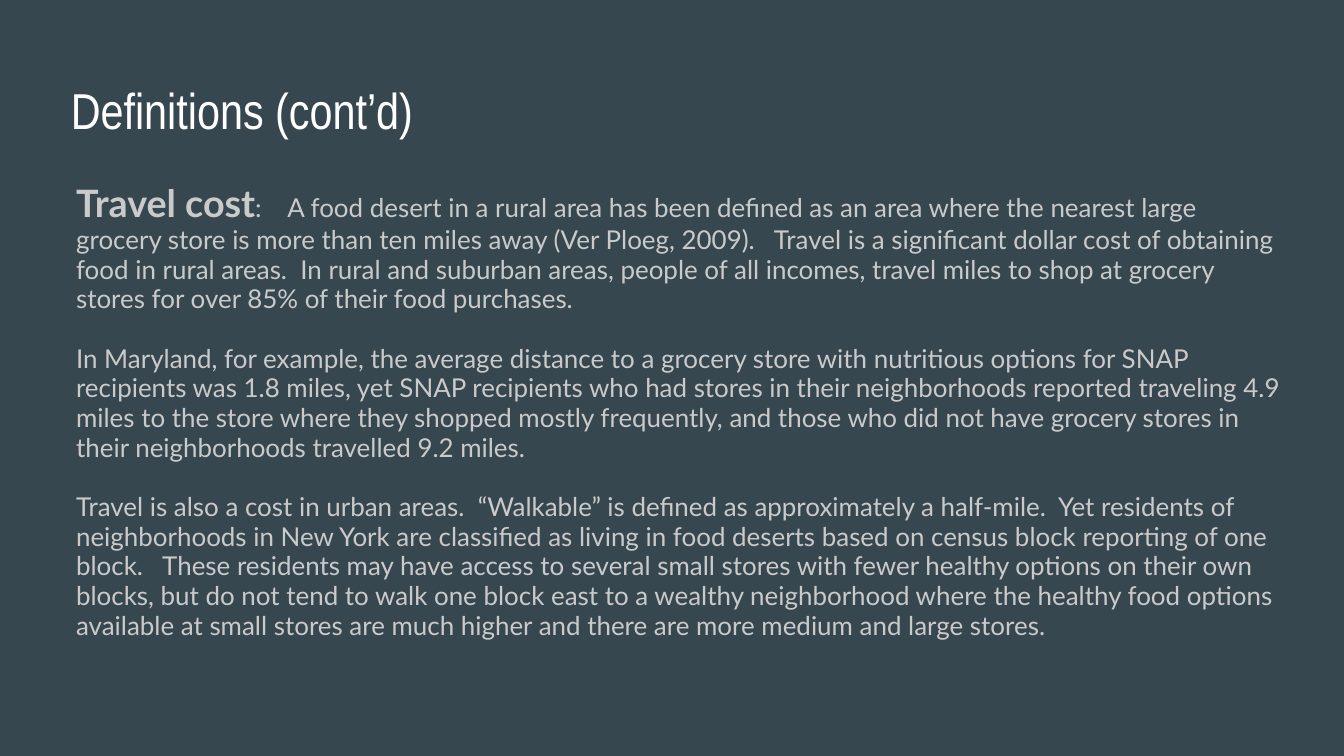
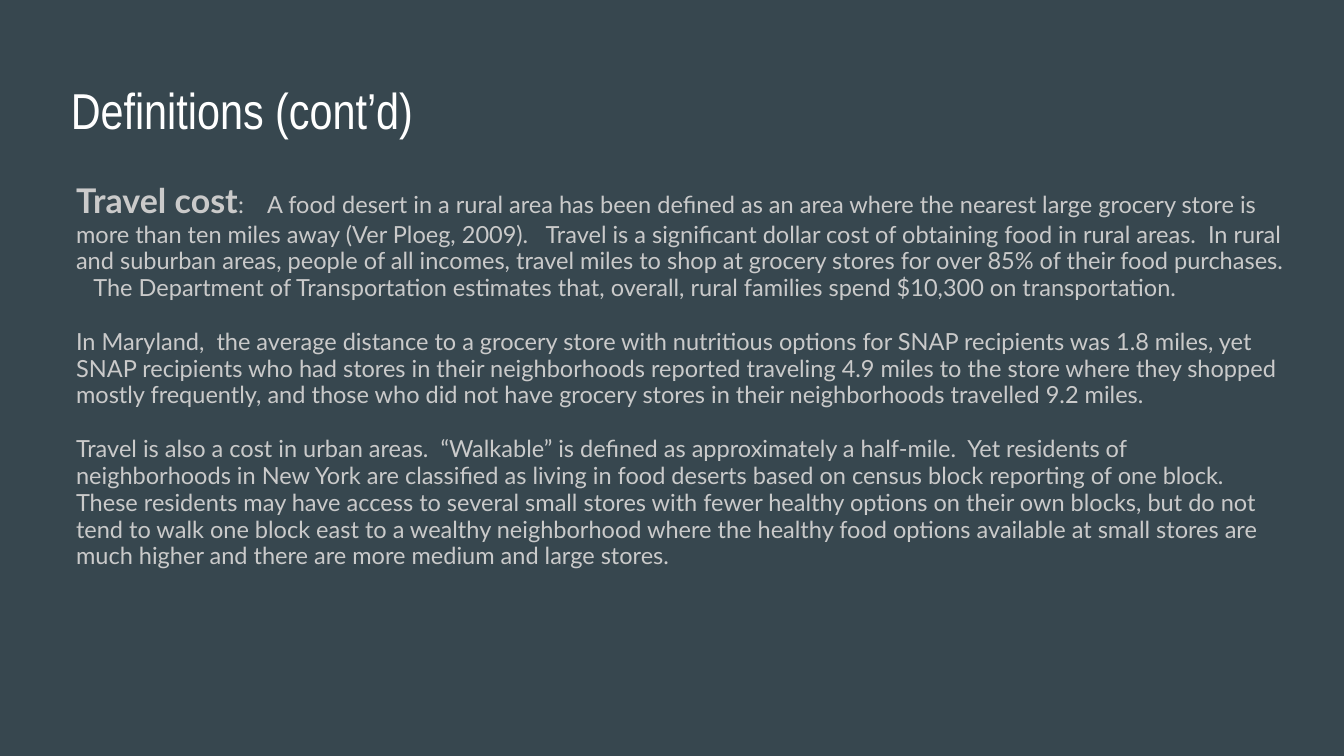
Before and after one commit to greberr09/Project_one, a slide deck: slide 7 of Project1.pptx. Drawn at 1344x756 pixels with LibreOffice and Linux fonts; fonts in the diff are those of the drawing. Boxes give left, top, right and bottom in pixels: in the first picture for what was removed or moved away, otherwise in the second. Text is boxed around its words. In the diff, an @@ line names an element or a change of style, - is before the commit and + after.

```diff
--- a/Project1.pptx
+++ b/Project1.pptx
@@ text at <box>76,188,1283,408</box>: text changed; size 13.9 to 12.6 pt @@
-Travel cost: A food desert in a rural area has been defined as an area where the nearest large grocery store is more than ten miles away (Ver Ploeg, 2009). Travel is a significant dollar cost of obtaining food in rural areas. In rural and suburban areas, people of all incomes, travel miles to shop at grocery stores for over 85% of their food purchases.
-In Maryland, for example, the average distance to a grocery store with nutritious options for SNAP recipients was 1.8 miles, yet SNAP recipients who had stores in their neighborhoods reported traveling 4.9 miles to the store where they shopped mostly frequently, and those who did not have grocery stores in their neighborhoods travelled 9.2 miles.
+Travel cost: A food desert in a rural area has been defined as an area where the nearest large grocery store is more than ten miles away (Ver Ploeg, 2009). Travel is a significant dollar cost of obtaining food in rural areas. In rural and suburban areas, people of all incomes, travel miles to shop at grocery stores for over 85% of their food purchases. The Department of Transportation estimates that, overall, rural families spend $10,300 on transportation.
+In Maryland, the average distance to a grocery store with nutritious options for SNAP recipients was 1.8 miles, yet SNAP recipients who had stores in their neighborhoods reported traveling 4.9 miles to the store where they shopped mostly frequently, and those who did not have grocery stores in their neighborhoods travelled 9.2 miles.
@@ text at <box>76,439,1257,569</box>: size 13.9 to 12.6 pt in "Travel is also a cost in urban ..." @@
```
Also in this commit, not shown: 3 other slides changed.
